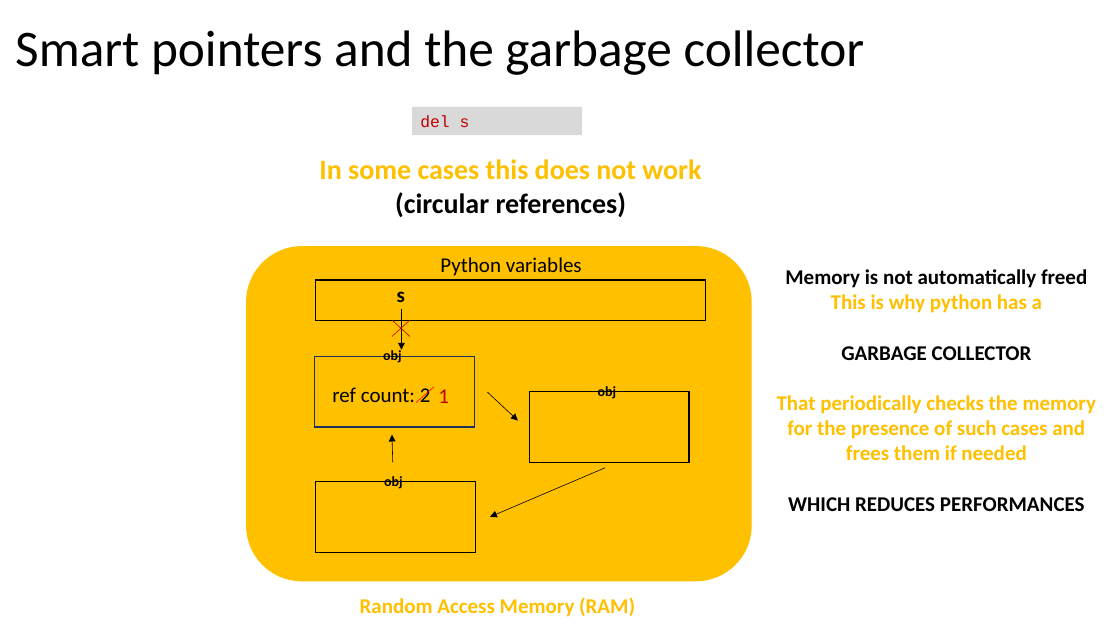
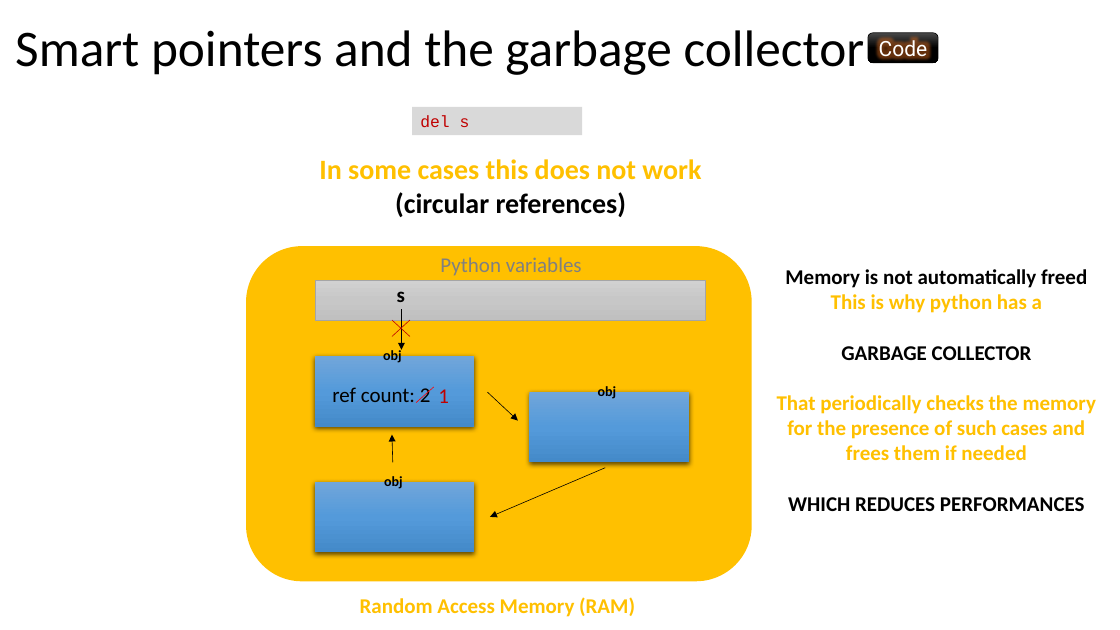
Before and after one commit to PierFF/OOP-INSA-Toulouse, a slide deck: slide 19 of OOP-Programming.pptx (slide 18 before the commit). Drawn at 1120x630 pixels with LibreOffice and Linux fonts; fonts in the diff are those of the drawing. Boxes give left, top, right and bottom in pixels: in the first picture for what was removed or moved away, otherwise in the second. Text is boxed around its words. In the diff, an @@ line names an element or a change of style, - is before the commit and + after.

```diff
--- a/OOP-Programming.pptx
+++ b/OOP-Programming.pptx
@@ rounded rectangle added at bbox=[868, 33, 939, 63], fill gradient #4B4B4B to #000000, outline #000000 0.5 pt, 18 pt, text #FFFFFF @@
+Code
@@ text "Python variables" at bbox=[440, 257, 582, 276]: text colour #000000 to #808080 @@
@@ rectangle at bbox=[316, 280, 706, 320]: fill none to gradient #D2D2D2 to #C8C8C8 to #C0C0C0; outline #000000 1 pt to #A5A5A5 0.5 pt @@
@@ rectangle at bbox=[315, 356, 475, 427]: fill none to gradient #71A6DB to #559BDB to #448ACA; outline #1E3256 1 pt to none; shadow on @@
@@ rectangle at bbox=[529, 392, 689, 463]: fill none to gradient #71A6DB to #559BDB to #448ACA; outline #000000 1 pt to none; shadow on @@
@@ rectangle at bbox=[315, 481, 475, 552]: fill none to gradient #71A6DB to #559BDB to #448ACA; outline #000000 1 pt to none; shadow on @@
```
Also in this commit, not shown: 9 other slides changed, 4 slides added, 1 slide removed, 1 other file.
